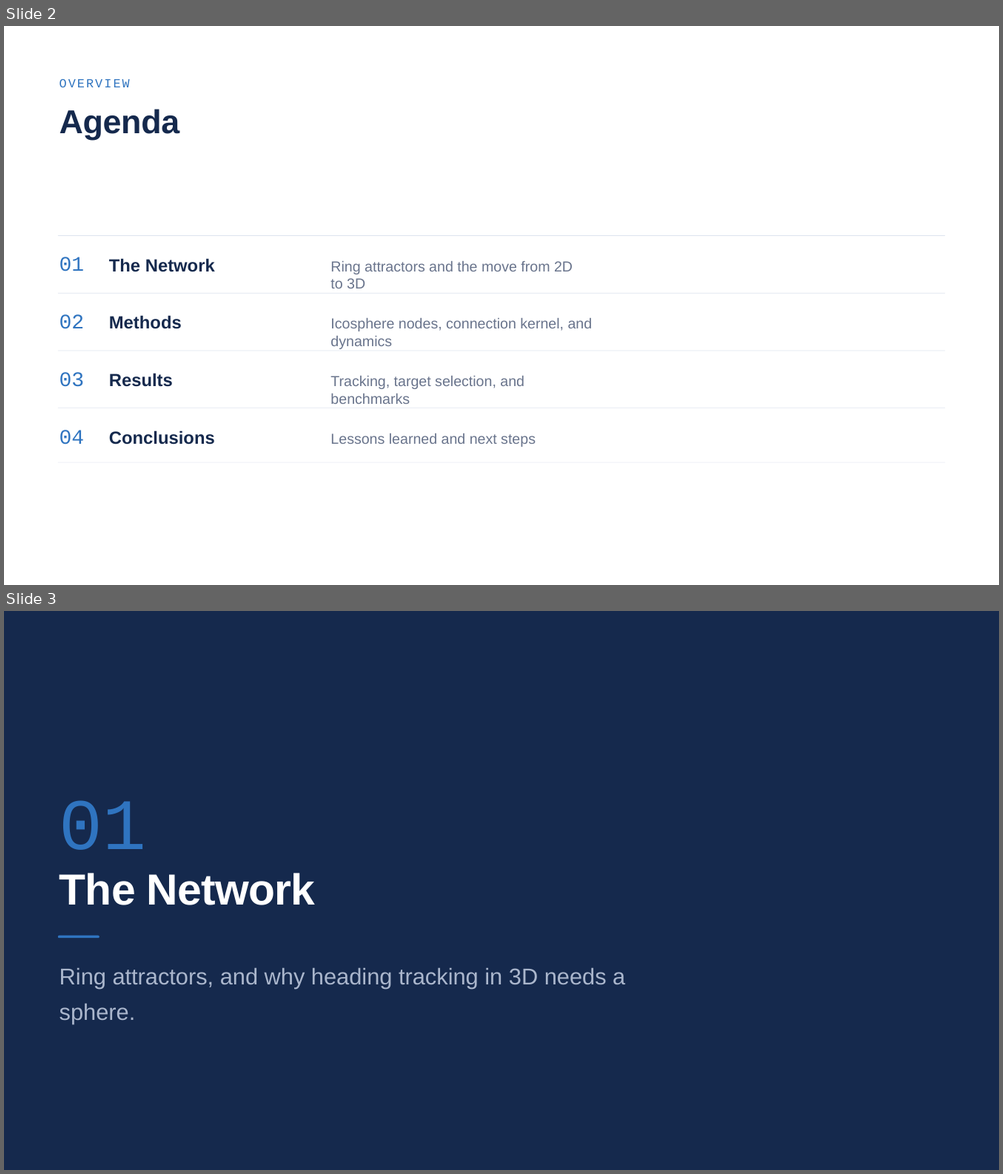
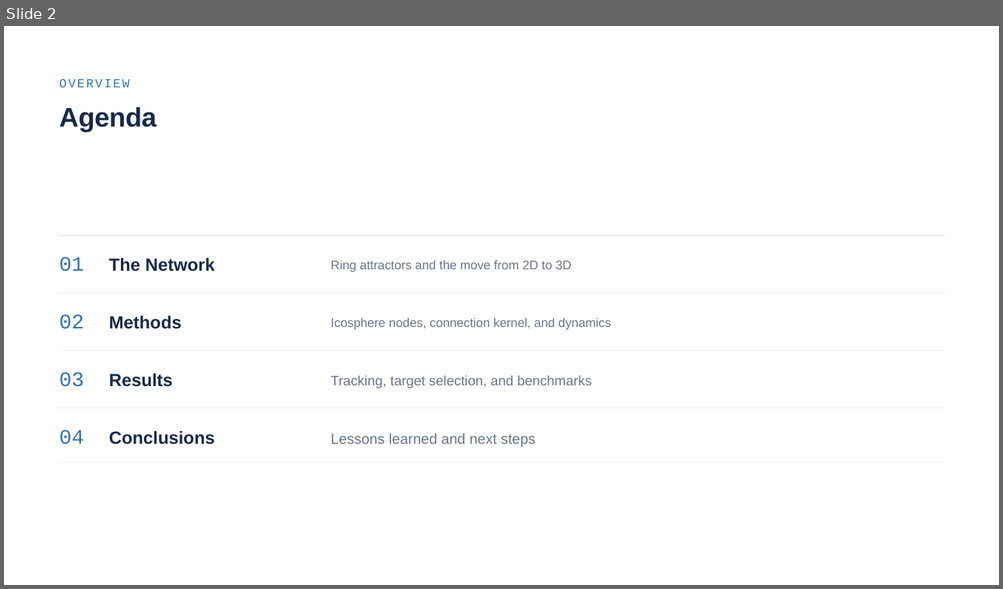
Before and after one commit to noah-ginzburg/RANController, a slide deck: RAN/RAN_Progress/Research_internship_presentation.pptx. Shown one above the other, each under a label of ours: slides 2 and 3 before the commit, slide 2 after it. The pictures are 1003x1174 and 1003x589 pixels, drawn with LibreOffice and Linux fonts; fonts in the diff are those of the drawing. Boxes give left, top, right and bottom in pixels: in the first picture for what was removed or moved away, otherwise in the second. Text is boxed around its words. In the diff, an @@ line names an element or a change of style, - is before the commit and + after.

```diff
--- a/RAN/RAN_Progress/Research_internship_presentation.pptx
+++ b/RAN/RAN_Progress/Research_internship_presentation.pptx
@@ slide 3 removed at (4, 611, 999, 1170), background #15294D @@
@@ text removed at (60, 800, 147, 850) @@
-01
@@ text removed at (60, 873, 316, 906) @@
-The Network
@@ rounded rectangle removed at (58, 936, 99, 938) @@
@@ text removed at (60, 968, 625, 1025) @@
-Ring attractors, and why heading tracking in 3D needs a sphere.
@@ slide 2 changed as well @@
@@ text "Agenda" at (60, 107, 156, 132): size 48 to 38.9 pt @@
@@ text "Ring attractors and the move ..." at (330, 261, 572, 272): size 21 to 18.1 pt @@
@@ text "Icosphere nodes, connection kernel, and ..." at (330, 318, 611, 330): size 21 to 18.1 pt @@
@@ text "Tracking, target selection, and benchmarks" at (330, 375, 592, 389): size 21 to 19.7 pt @@
```
Also in this commit, not shown: 11 other slides changed, 3 slides added, 3 other slides removed, 5 other files.
